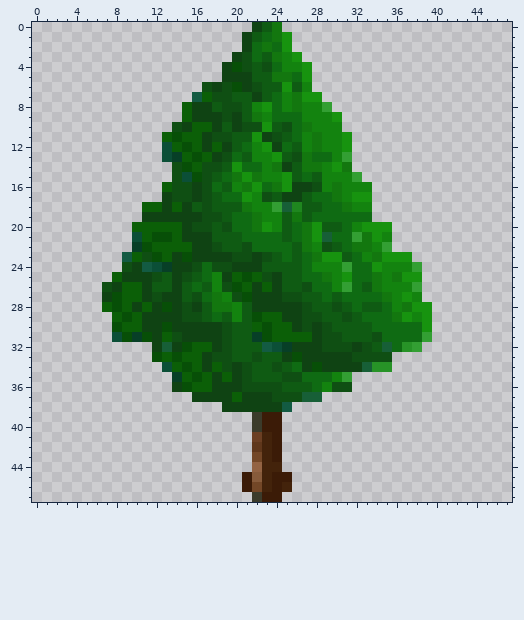
Edited in one commit: pixel-art sprite (src/Presentation/assets/TileSets/blocks_tree.png). The first picture shows the starting point.
The file is 48x48 pixels.
After the commit:
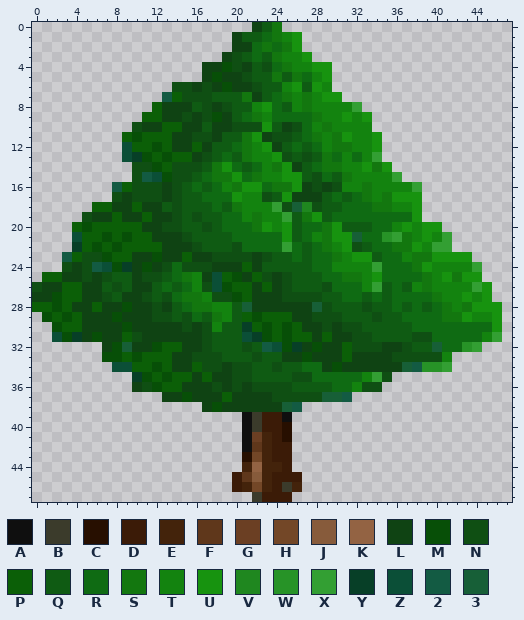
Palette (. is transparent): A #0f0f0f  B #3b3b2b  C #270f00  D #3b1b07  E #43230b  F #5f371b  G #6b3f23  H #734727  J #875b3b  K #936343  L #0f4313  M #074f07  N #0f4f13  P #0b5f07  Q #0f5b13  R #0f6b13  S #13770f  T #13830f  U #17930f  V #1f871f  W #279327  X #339f33  Y #073f27  Z #0b4f37  2 #135b43  3 #175f37
Edits made:
Changed rows in their new state; - is an unchanged pixel.
first column x 0:
 1 --------------------LQ---TU--------------------
 2 --------------------L----SU--------------------
 3 -------------------LNQ----TU-------------------
 4 -----------------LLMNL---S-TUU-----------------
 5 -----------------LM--N---QSRTU-----------------
 6 --------------NNL--ML----TUQUT-----------------
 7 -------------2PNNNQQ-S---STSTUU----------------
 8 ------------PLLLQNL-Q----QTS-TTTX--------------
 9 -----------PPLLN-NMLQR-----RS-TUTU-------------
10 ----------NLLPP-LQ-LN----LNR-S-TTT-------------
11 ---------PMPP-LLNNLQ-S---NQR--S-TTU------------
12 ---------ZPPMPLL--QQRS---QRQR-SSTTU------------
13 ---------ZYMPMP-LNQRQS---NQNQSRTRTX------------
14 ----------NNMP-NNQSURQ---ULQRSSTTUSU-----------
15 ----------N2ZM-NQRSSUR----UQNRQSTTTTX----------
16 --------2PNNNL-QRQ-TSU---SU--LN--STTTTX--------
17 --------NLNNN--QQRR-UT---U-LLQRQRSTSUUU--------
18 ------PPLLPLLQNQ-QR-ST---N3VNQQRRRSSTTU--------
19 -----NLLPLLP--NQNQQR-T---XQSUQ----RRRRU--------
20 ----PMPPPP-LLNNQQ--R-----UQRRSUQQQRRTUTUU------
21 ----ZPPMPMP-LLLNQQ--R----UQRTSUU3RRWXSTUTX-----
22 ----YPMPMPPP-LLLNQQ-NR---XRQRSTUNQRRSSUTXX-----
23 ---2PNNMPPLL-L-P--NN-----QRQRRSTUUQRRTSSUUUU---
24 ---NLN2ZMY-MLNRN-NLL-P-----QRR-TTTXRRRSUTTTTX--
25 -PPLLNLNQQ-N--RSTLZPML---N-QQRRSSTURRRRSTUSUU--
26 NLLPPLLQNQL--RQRTNZMP----N-QQNRR-TXQRQTSTTTTXU-
27 LLMPPLLNQLLNQNRSSTNNMP-----NNQ---Q-QRRRRSTTUTU-
28 PPMPLLPLLM-LNLQRSSTTQ3-----L3NQ-QN-QRQRQRSTSUUU
29 -MPMPLLLMLL-NNQ-R-STQP---P-L-NNQ-QNQQRRRRSSUTTU
30 --MPPLLLLML--L-N-NTQ-Y---MPL--LNN-QQQQ-RRRRRRRU
31 --ZMYLMLLPNL-LL--NQQ-Z---M---PLLNNQQQQNNRRRRRTX
32 -------LM3LLMPPLLNQQ-N---MY-MLLPN-NLLNQQ3RRWX--
33 -------MMPMPP-LLNN-Q------LM---PLLLLNNNNNT-----
34 --------ZZPPMPLL-NNLN-----QRR-M--LLLL32WWX-----
35 ----------YMPMP-L--LN----Q-N--RRRTXN-----------
36 ----------LNMPPLLLN-NL---N--QQRRTNN------------
37 -------------LLM---PL------NN332---------------
38 -----------------LM------32--------------------
39 ---------------------A---A---------------------
40 ---------------------A---C---------------------
41 ---------------------A---C---------------------
42 ---------------------A---D---------------------
43 ---------------------C---D---------------------
44 ---------------------E---D---------------------
45 --------------------DF----D--------------------
46 --------------------DE---BE--------------------
47 -------------------------D---------------------
